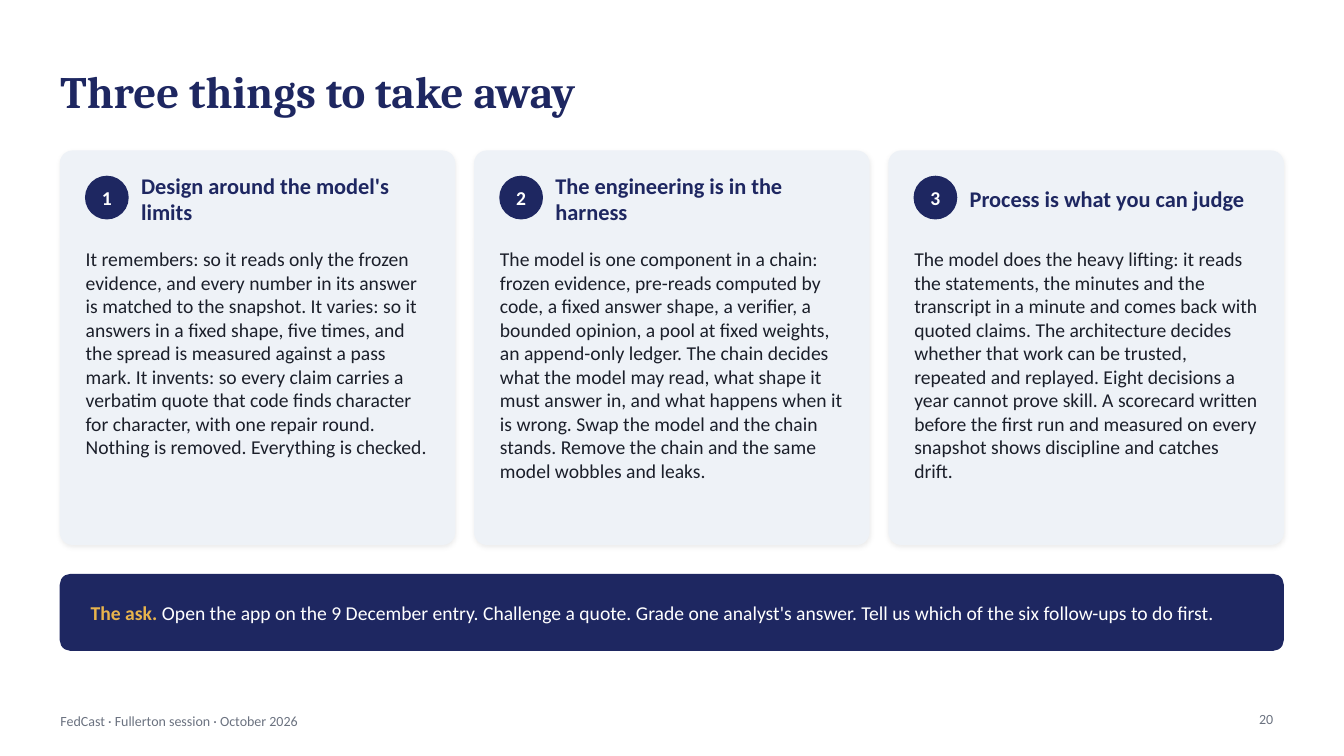
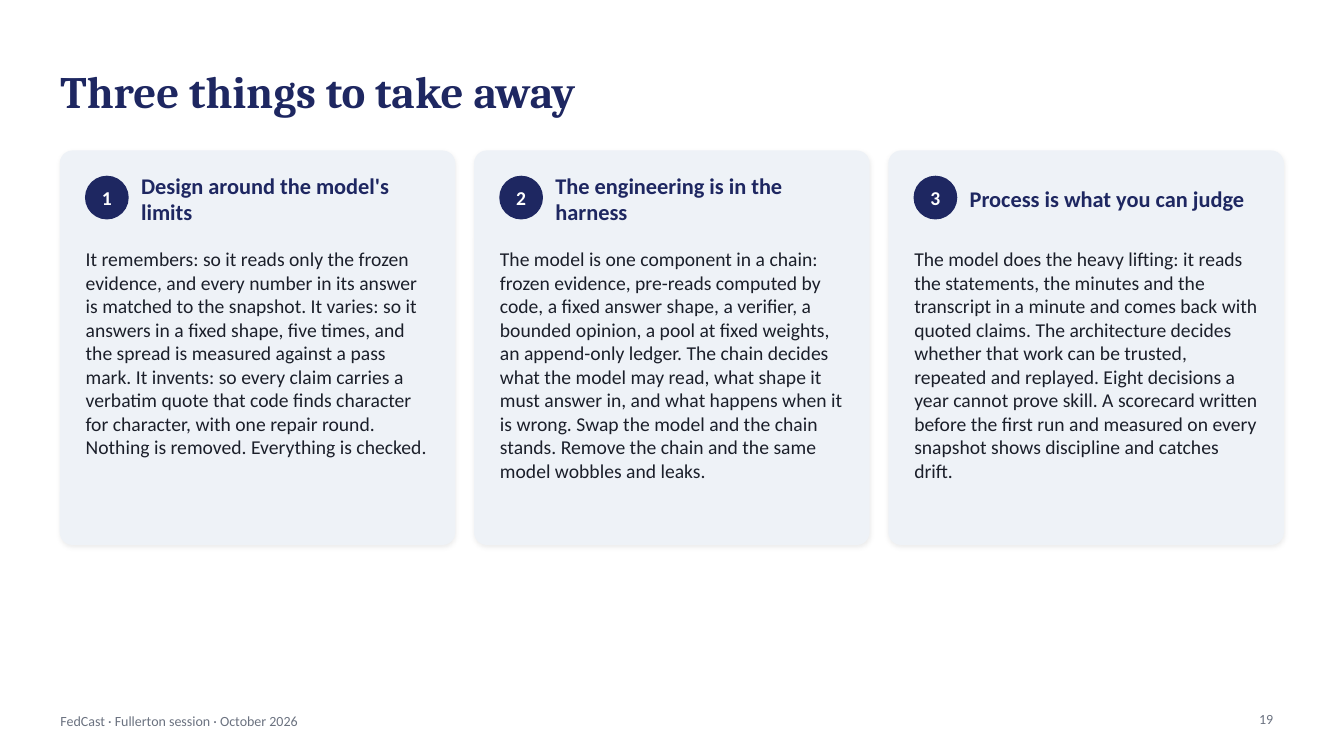
Before and after one commit to kmt112/fed-forecast, a slide deck: slide 19 of docs/FedCast_Fullerton.pptx (slide 20 before the commit). Drawn at 1344x756 pixels with LibreOffice and Linux fonts; fonts in the diff are those of the drawing. Boxes give left, top, right and bottom in pixels: in the first picture for what was removed or moved away, otherwise in the second. Text is boxed around its words. In the diff, an @@ line names an element or a change of style, - is before the commit and + after.

```diff
--- a/docs/FedCast_Fullerton.pptx
+++ b/docs/FedCast_Fullerton.pptx
@@ rounded rectangle removed at bbox=[60, 575, 1284, 650] @@
@@ text removed at bbox=[91, 606, 1213, 624] @@
-The ask. Open the app on the 9 December entry. Challenge a quote. Grade one analyst's answer. Tell us which of the six follow-ups to do first.
@@ page number at bbox=[1259, 715, 1273, 724]: text changed @@
-20
+19
```
Also in this commit, not shown: 9 other slides changed, 1 slide removed, 1 other file.
